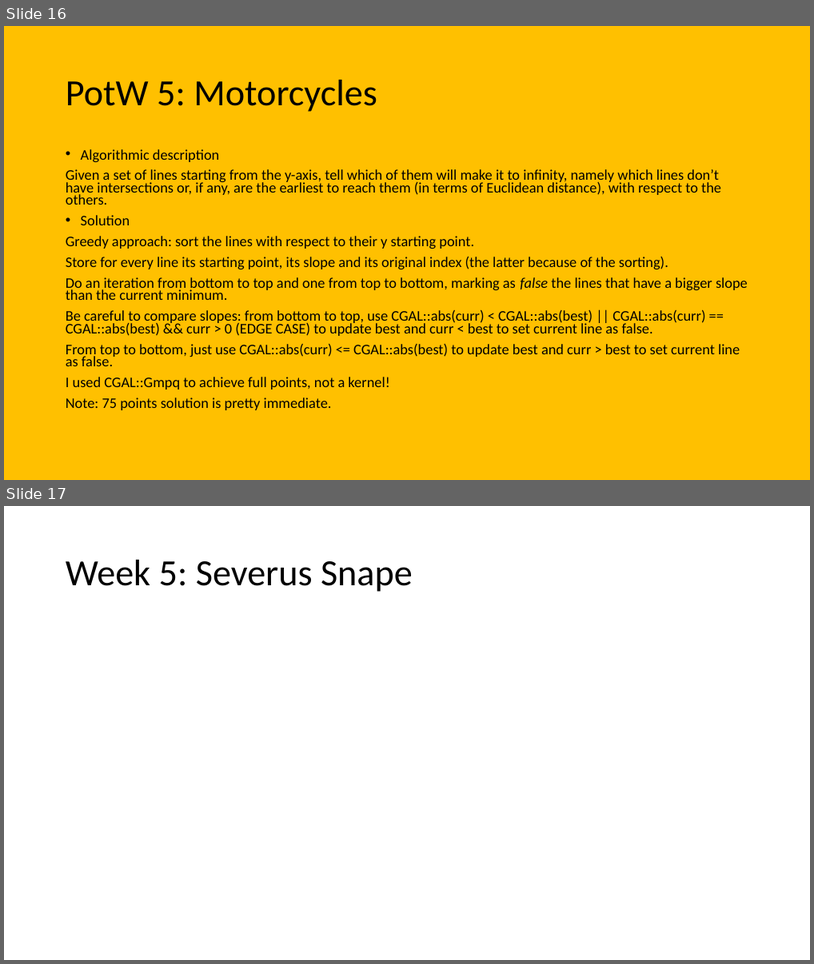
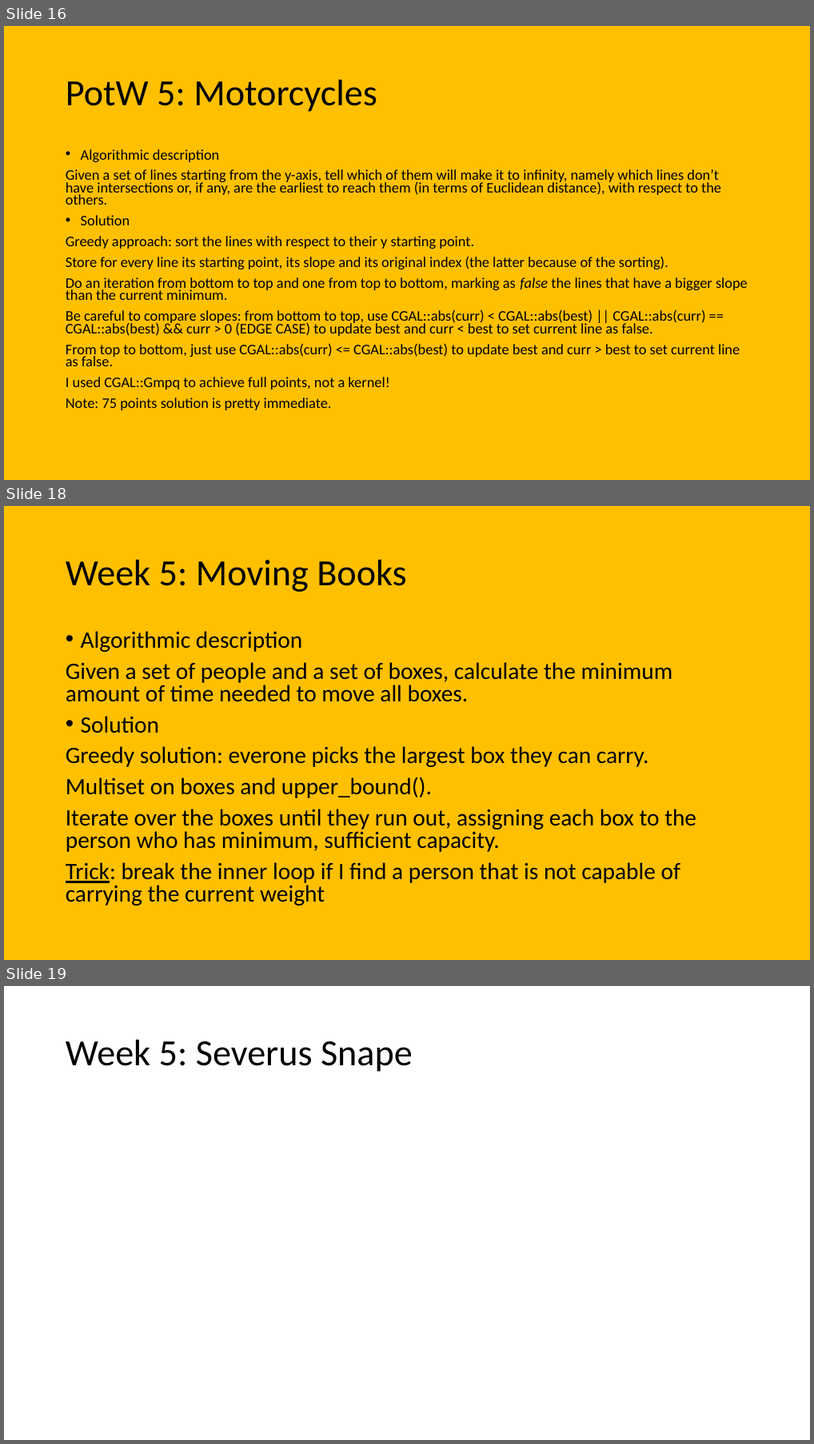
Before and after one commit to giacomocamposampiero/algolab, a slide deck: Recap.pptx. Shown one above the other, each under a label of ours: slides 16 and 17 before the commit, slides 16, 18 and 19 after it; the slides between them are not shown. The pictures are 814x964 and 814x1444 pixels, drawn with LibreOffice and Linux fonts; fonts in the diff are those of the drawing; grey boxes stand for pictures. Boxes give left, top, right and bottom in pixels: in the first picture for what was removed or moved away, otherwise in the second. Text is boxed around its words. In the diff, an @@ line names an element or a change of style, - is before the commit and + after.

```diff
--- a/Recap.pptx
+++ b/Recap.pptx
@@ slide 18 added at bbox=[4, 506, 810, 960], background #FFC000 @@
@@ title added at bbox=[66, 560, 406, 592], 44 pt, text #000000 @@
+Week 5: Moving Books
@@ text added at bbox=[66, 631, 697, 905], 28 pt, text #000000 @@
+• Algorithmic description
+Given a set of people and a set of boxes, calculate the minimum amount of time needed to move all boxes.
+• Solution
+Greedy solution: everone picks the largest box they can carry.
+Multiset on boxes and upper_bound().
+Iterate over the boxes until they run out, assigning each box to the person who has minimum, sufficient capacity.
+Trick: break the inner loop if I find a person that is not capable of carrying the current weight
@@ what was slide 17 is now slide 19 @@
```
Also in this commit, not shown: 3 other slides added.
